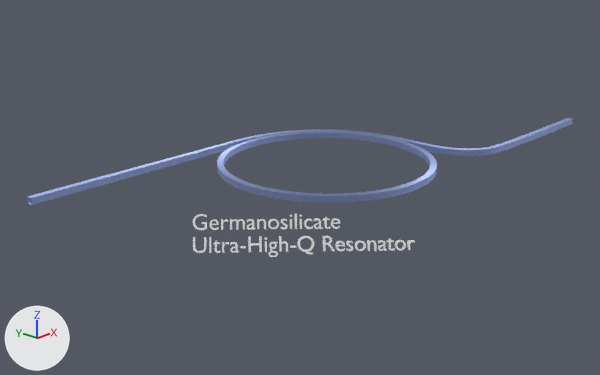
The Blender file Pulley/key.blend: old version first, new version second.
Rendered twice from a camera (50 mm lens) standing at (-5.7, -4.78, 2.33) and looking at (-0.26, 0.24, -0.21). The lights are fixed; the arrows at lower left show +X, +Y and +Z. The older version comes first.

Objects in the first picture: 'Pulley', 'Text', 'ring'.
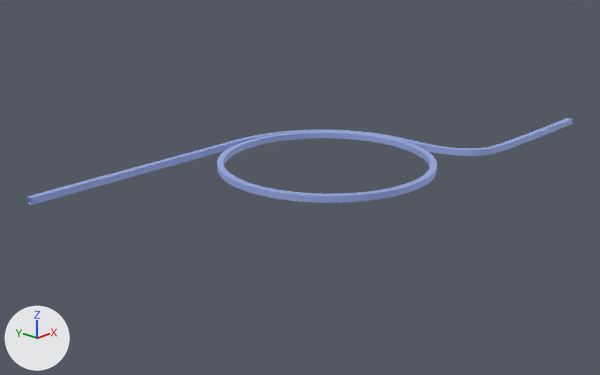
What changed in the scene script:
```text
Change mat_sio2:
    where n1 = _N.new('ShaderNodeBsdfAnisotropic'); n1.name = 'Glossy BSDF'
    remove n1.inputs[2].default_value = -0.5  # 'Anisotropy'
Change txt_ultra_high_q_resonator:
    txt_ultra_high_q_resonator.body: 'Germanosilicate\nUltra-High-Q Resonator ' -> 'Germano-silicate\nUltra-high-    Resonator '
Change ob_text:
    add ob_text.hide_render = True
```

Changed parts and their boxes [x1, y1, x2, y2] in the pictures (600 x 375 px):
'ring', surface changed
    both: [217, 131, 437, 203]
'Pulley', surface changed
    both: [28, 118, 571, 205]
'Text', hidden
    before: [193, 214, 415, 257]
